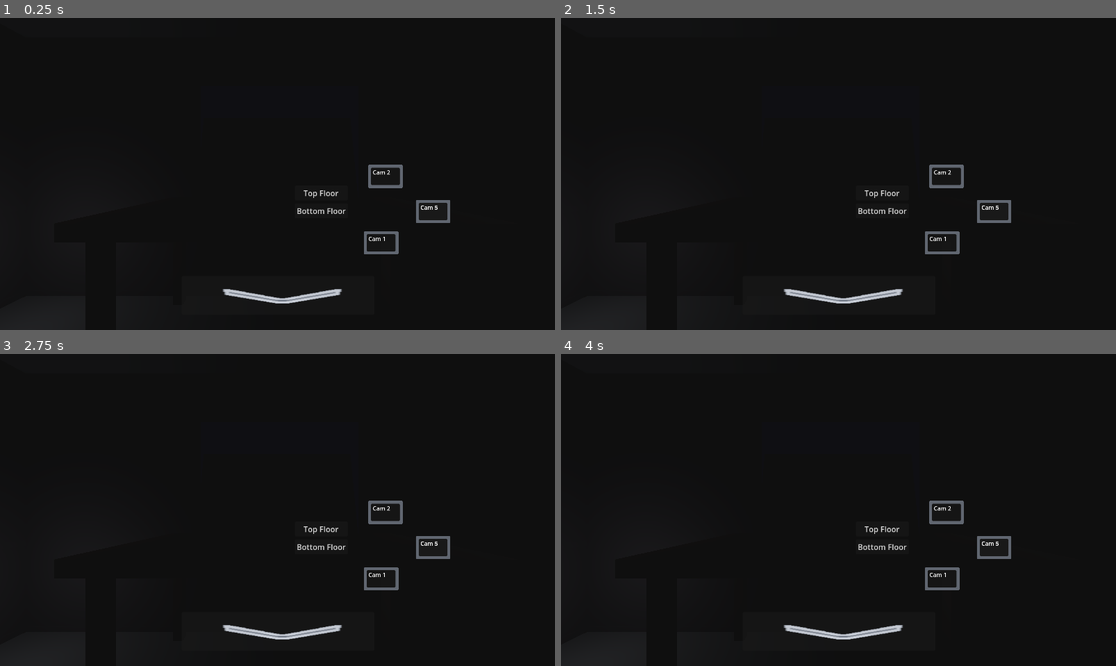
Above: before the commit, frames 1-4 (two rows, left to right).
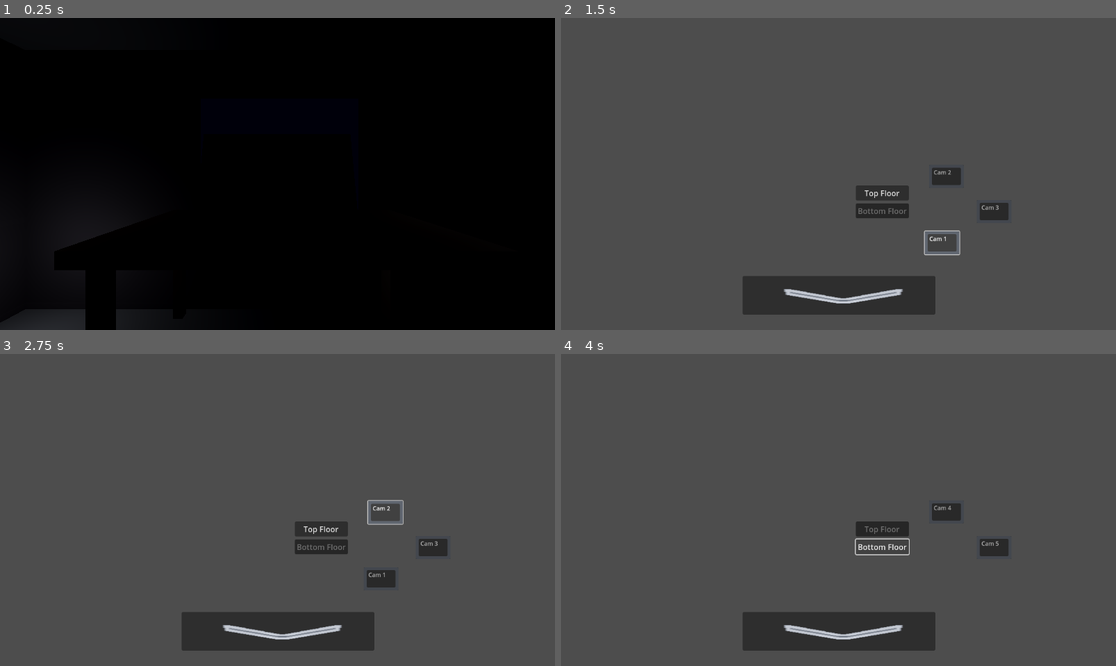
Above: after the commit, the same moments.

Repository: ConnerF6/capstone-2026-Conner-Thalassic_Depths
Game: Godot game, scene res://Scenes/Game.tscn
The game is run twice, just before and just after one commit, with the same random seed, the same clock (stepped at 60 frames per second) and the same inputs. This scene is started directly instead of the project's main scene.
Inputs (mouse positions are in pixels of both pictures, inside the frame that each line leads up to):
- Up to frame 1 (0.25 s): no input
- Up to frame 2 (1.5 s): click (882, 192) at 0.5 s, where only the run before the commit has a clickable "Top Floor"; click "Cam 1" at 1.25 s
- Up to frame 3 (2.75 s): click "Cam 2" at 2 s
- Up to frame 4 (4 s): click "Cam 3" at 2.75 s; click "Bottom Floor" at 3.5 s

The runs differ from the first frame. In frame 1, 1.6% of the frame differs, in the area x 0-82%, y 46-98%; in frame 2, 98%; in frame 3, 98%; in frame 4, 98%, in the area x 0-100%, y 0-100%.
Error before the commit: Cannot call method 'hide' on a null value. (res://Scripts/player.gd:40)

Commit message:
Cameras actually working finally

Diff:
--- a/thalassic-depths/Scenes/CameraUI.tscn
+++ b/thalassic-depths/Scenes/CameraUI.tscn
@@ -5,13 +5,17 @@
 [ext_resource type="Texture2D" uid="uid://crcdof66j6q3g" path="res://2DArt/ExitArrow.png" id="2_3xbnt"]
 [ext_resource type="Script" uid="uid://gux6mh1ykdyj" path="res://Scripts/CamButton.gd" id="3_rrmnb"]
 
-[node name="CameraUI" type="CanvasLayer"]
+[node name="CameraUI" type="Control"]
+layout_mode = 3
+anchors_preset = 0
+mouse_filter = 2
 
 [node name="CameraOverlay" type="Control" parent="."]
 layout_mode = 3
 anchors_preset = 0
 offset_right = 40.0
 offset_bottom = 40.0
+mouse_filter = 2
 script = ExtResource("1_3xbnt")
 
 [node name="FloorButtons" type="Control" parent="CameraOverlay"]
@@ -19,6 +23,7 @@
 anchors_preset = 0
 offset_right = 40.0
 offset_bottom = 40.0
+mouse_filter = 2
 
 [node name="TopFloorButton" type="Button" parent="CameraOverlay/FloorButtons"]
 z_index = 1
@@ -44,6 +49,7 @@
 anchors_preset = 0
 offset_right = 40.0
 offset_bottom = 40.0
+mouse_filter = 2
 
 [node name="CamBtn1" type="Button" parent="CameraOverlay/CameraList"]
 z_index = 1
@@ -114,12 +120,13 @@
 texture = ExtResource("1_sbc1y")
 
 [node name="CamBtn4" type="Button" parent="CameraOverlay/CameraList"]
+visible = false
 z_index = 1
 layout_mode = 0
-offset_left = 863.0
-offset_top = 378.0
-offset_right = 959.0
-offset_bottom = 442.0
+offset_left = 764.0
+offset_top = 304.0
+offset_right = 860.0
+offset_bottom = 368.0
 scale = Vector2(0.75, 0.75)
 script = ExtResource("3_rrmnb")
 cam_label = "CAM 4"
@@ -138,6 +145,7 @@
 texture = ExtResource("1_sbc1y")
 
 [node name="CamBtn5" type="Button" parent="CameraOverlay/CameraList"]
+visible = false
 z_index = 1
 layout_mode = 0
 offset_left = 863.0
@@ -174,12 +182,11 @@
 scale = Vector2(3, 1)
 texture = ExtResource("2_3xbnt")
 
-[node name="BackdropPanel" type="Panel" parent="CameraOverlay"]
+[node name="FeedDisplay" type="TextureRect" parent="CameraOverlay"]
 layout_mode = 0
-offset_left = -11.0
-offset_top = -7.0
-offset_right = 1161.0
-offset_bottom = 652.0
+offset_right = 1152.0
+offset_bottom = 650.0
+mouse_filter = 2
 
 [connection signal="pressed" from="CameraOverlay/FloorButtons/TopFloorButton" to="CameraOverlay" method="_on_top_floor_button_pressed"]
 [connection signal="pressed" from="CameraOverlay/FloorButtons/BottomFloorButton" to="CameraOverlay" method="_on_bottom_floor_button_pressed"]
--- a/thalassic-depths/Scenes/security_camera.tscn
+++ b/thalassic-depths/Scenes/security_camera.tscn
@@ -10,5 +10,3 @@
 
 [node name="Camera3D" type="Camera3D" parent="CameraRig"]
 environment = ExtResource("1_ts7om")
-
-[node name="SubViewport" type="SubViewport" parent="."]
--- a/thalassic-depths/Scripts/CameraUI.gd
+++ b/thalassic-depths/Scripts/CameraUI.gd
@@ -1,9 +1,11 @@
 extends Control
+
 signal closed
 
 @onready var top_btn: Button = $FloorButtons/TopFloorButton
 @onready var bottom_btn: Button = $FloorButtons/BottomFloorButton
 @onready var cam_list: Node = $CameraList
+@onready var feed: TextureRect = $FeedDisplay
 
 var camera_system: Node = null
 var active_camera: Node = null
@@ -14,12 +16,9 @@
 	camera_system = cs
 	my_id = player_id
 	camera_system.camera_changed.connect(_on_camera_changed)
-
-	# Wire cam buttons in code only (not in editor)
 	for btn in cam_list.get_children():
 		if not btn.pressed.is_connected(_on_cam_btn_pressed.bind(btn)):
 			btn.pressed.connect(_on_cam_btn_pressed.bind(btn))
-
 	_switch_floor("top")
 
 func _on_cam_btn_pressed(btn: Button):
@@ -30,26 +29,26 @@
 	_select_camera(cam)
 
 func _select_camera(cam: Node):
-	print("Selecting camera: ", cam.cam_label)
 	if active_camera:
 		active_camera.deactivate()
 	active_camera = cam
 	active_camera.activate()
 	camera_system.set_player_viewing.rpc(my_id, cam.cam_label)
 	_update_button_indicators()
+	# Wait one frame for the SubViewport to render before grabbing texture
+	await get_tree().process_frame
+	feed.texture = cam.get_texture()
+	print("Feed texture set: ", feed.texture)
 
 func _switch_floor(new_floor: String):
 	current_floor = new_floor
 	top_btn.modulate = Color.WHITE if new_floor == "top" else Color(0.5, 0.5, 0.5)
 	bottom_btn.modulate = Color.WHITE if new_floor == "bottom" else Color(0.5, 0.5, 0.5)
-
 	if active_camera:
 		active_camera.deactivate()
 		active_camera = null
-
 	for btn in cam_list.get_children():
 		btn.visible = (btn.floor_group == new_floor)
-
 	_update_button_indicators()
 
 func _on_camera_changed(_player_id: int, _cam_label: String):
@@ -63,12 +62,14 @@
 		var cam = camera_system.get_camera_by_label(btn.cam_label)
 		if cam == null:
 			continue
-		if other_cam == btn.cam_label:
-			btn.modulate = Color(0.4, 0.8, 1.0)
+		if other_cam == btn.cam_label and active_camera == cam:
+			btn.modulate = Color(0.4, 0.8, 1.0) # both on this cam
+		elif other_cam == btn.cam_label:
+			btn.modulate = Color(0.4, 0.8, 1.0) # other player only
 		elif active_camera == cam:
-			btn.modulate = Color.WHITE
+			btn.modulate = Color.WHITE # you only
 		else:
-			btn.modulate = Color(0.7, 0.7, 0.7)
+			btn.modulate = Color(0.7, 0.7, 0.7) # nobody
 
 func _on_top_floor_button_pressed():
 	_switch_floor("top")
--- a/thalassic-depths/Scripts/camera_system.gd
+++ b/thalassic-depths/Scripts/camera_system.gd
@@ -1,30 +1,27 @@
 extends Node3D
 
-# Emitted when a player switches camera — for showing the indicator
 signal camera_changed(player_id: int, cam_label: String)
 
-var top_cameras: Array = []
-var bottom_cameras: Array = []
-
-# Tracks which camera each player is viewing
-# { peer_id: cam_label }
 var player_viewing: Dictionary = {}
 
 func _ready():
+	pass
+
+func get_cameras(floor_name: String) -> Array:
+	if floor_name == "top":
+		return $TopFloor.get_children()
+	elif floor_name == "bottom":
+		return $BottomFloor.get_children()
+	return []
+
+func get_camera_by_label(label: String) -> Node:
 	for cam in $TopFloor.get_children():
-		top_cameras.append(cam)
+		if cam.cam_label == label:
+			return cam
 	for cam in $BottomFloor.get_children():
-		bottom_cameras.append(cam)
-
-func get_cameras(new_floor: String) -> Array:
-	var result = []
-	for cam in $TopFloor.get_children():
-		if cam.floor_group == new_floor:
-			result.append(cam)
-	for cam in $BottomFloor.get_children():
-		if cam.floor_group == new_floor:
-			result.append(cam)
-	return result
+		if cam.cam_label == label:
+			return cam
+	return null
 
 @rpc("any_peer", "call_local", "reliable")
 func set_player_viewing(player_id: int, cam_label: String):
@@ -36,12 +33,3 @@
 		if id != my_id:
 			return player_viewing[id]
 	return ""
-
-func get_camera_by_label(label: String) -> Node:
-	for cam in $TopFloor.get_children():
-		if cam.cam_label == label:
-			return cam
-	for cam in $BottomFloor.get_children():
-		if cam.cam_label == label:
-			return cam
-	return null
--- a/thalassic-depths/Scripts/player.gd
+++ b/thalassic-depths/Scripts/player.gd
@@ -28,8 +28,8 @@
 @onready var camera_rig: Node3D = $CameraRig
 @onready var flashlight: SpotLight3D = $CameraRig/Flashlight
 @onready var camera: Camera3D = $CameraRig/Camera3D
-@onready var camera_ui_root: SubViewportContainer = $SubViewportContainer
-@onready var camera_ui: Control = $SubViewportContainer/SubViewport/CameraOverlay
+@onready var camera_ui_root: Control = $CameraUI
+@onready var camera_ui: Control = $CameraUI/CameraOverlay
 
 func _ready():
 	print("Player node name: ", name)
@@ -64,19 +64,33 @@
 
 	var camera_system = get_tree().get_nodes_in_group("camera_system")
 	if camera_system.is_empty():
-		push_error("CameraSystem node not found!")
-		return
-	camera_ui.setup(camera_system[0], multiplayer.get_unique_id())
+		await get_tree().process_frame
+		camera_system = get_tree().get_nodes_in_group("camera_system")
+
+	print("About to call setup, camera_ui: ", camera_ui)
+	var camera_system_nodes = get_tree().get_nodes_in_group("camera_system")
+	print("Found camera_system nodes: ", camera_system_nodes)
+	if camera_system_nodes.is_empty():
+		push_error("CameraSystem node not found in group!")
+		return
+	camera_ui.setup(camera_system_nodes[0], multiplayer.get_unique_id())
+	print("Setup complete")
 	camera_ui.closed.connect(_close_camera_system)
 
+
 func _open_camera_system():
+	print("Opening camera system, camera_ui: ", camera_ui)
+	print("camera_system on ui: ", camera_ui.camera_system)
+
+	if camera_ui.camera_system == null:
+		push_error("CameraOverlay has no camera_system — setup() may not have run yet")
+		return
+
 	in_camera_system = true
 	Input.set_mouse_mode(Input.MOUSE_MODE_VISIBLE)
 	camera_ui_root.show()
 	camera.current = false
-	# Give the SubViewport the same world as the main scene
-	var subviewport = $SubViewportContainer/SubViewport
-	subviewport.world_3d = get_viewport().world_3d
+
 	var cams = camera_ui.camera_system.get_cameras("top")
 	if cams.size() > 0:
 		camera_ui._select_camera(cams[0])
@@ -181,8 +195,6 @@
 
 func _input(event):
 	if in_camera_system:
-		get_viewport().set_input_as_handled()
-		$SubViewportContainer/SubViewport.push_input(event)
 		return
 	if not (event is InputEventMouseButton):
 		return
--- a/thalassic-depths/Scripts/securitycamera.gd
+++ b/thalassic-depths/Scripts/securitycamera.gd
@@ -7,25 +7,46 @@
 const PAN_DURATION = 5.5
 
 @onready var camera_rig: Node3D = $CameraRig
-@onready var cam: Camera3D = $CameraRig/Camera3D
-@onready var viewport: SubViewport = $SubViewport
+@onready var source_cam: Camera3D = $CameraRig/Camera3D
 
+var viewport_container: SubViewportContainer
+var viewport: SubViewport
 var pan_tween: Tween
 
 func _ready():
-	# Move the camera into the SubViewport so it renders independently
-	camera_rig.reparent(viewport)
+	_setup_viewport()
+	_pan_to(PAN_ANGLE)
+
+func _setup_viewport():
+	viewport_container = SubViewportContainer.new()
+	viewport_container.visible = false
+	viewport_container.size = Vector2(320, 180)
+	get_tree().root.add_child(viewport_container)
+
+	viewport = SubViewport.new()
+	viewport.size = Vector2i(320, 180)
 	viewport.render_target_update_mode = SubViewport.UPDATE_ALWAYS
-	_pan_to(PAN_ANGLE)
+	viewport.world_3d = get_tree().root.get_viewport().world_3d
+	viewport_container.add_child(viewport)
+
+	# Reparent the actual camera into the SubViewport
+	# This preserves all its settings, attributes, and effects
+	source_cam.reparent(viewport)
 
 func get_texture() -> ViewportTexture:
 	return viewport.get_texture()
 
 func activate():
 	print("Camera activated: ", cam_label)
+	source_cam.current = true
 
 func deactivate():
 	print("Camera deactivated: ", cam_label)
+	source_cam.current = false
+
+func _exit_tree():
+	if viewport_container:
+		viewport_container.queue_free()
 
 func _pan_to(target: float):
 	if pan_tween:
